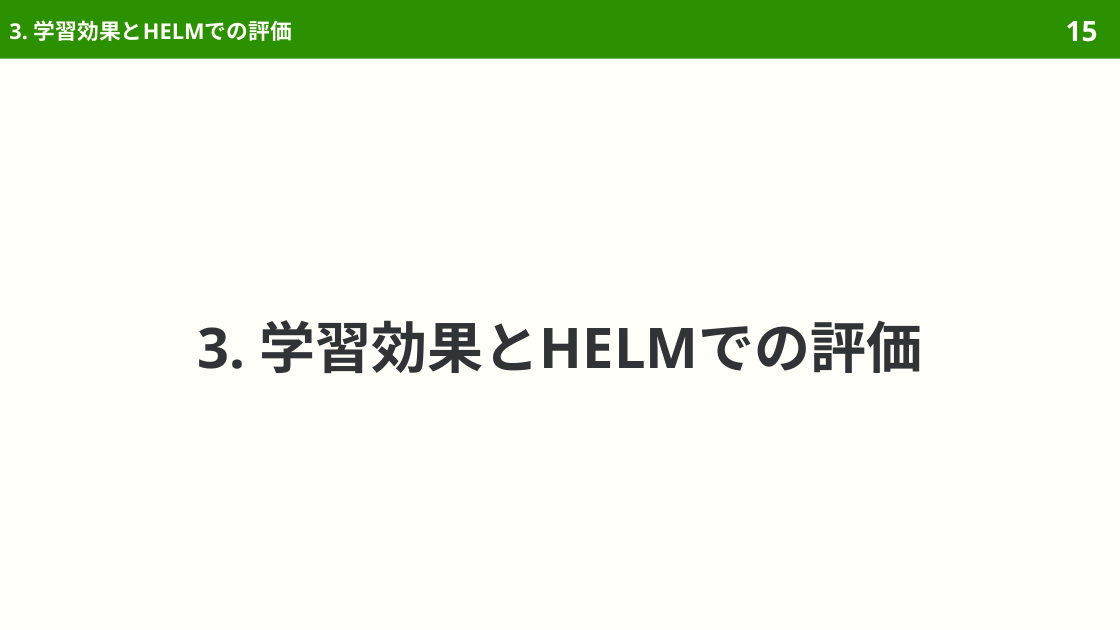
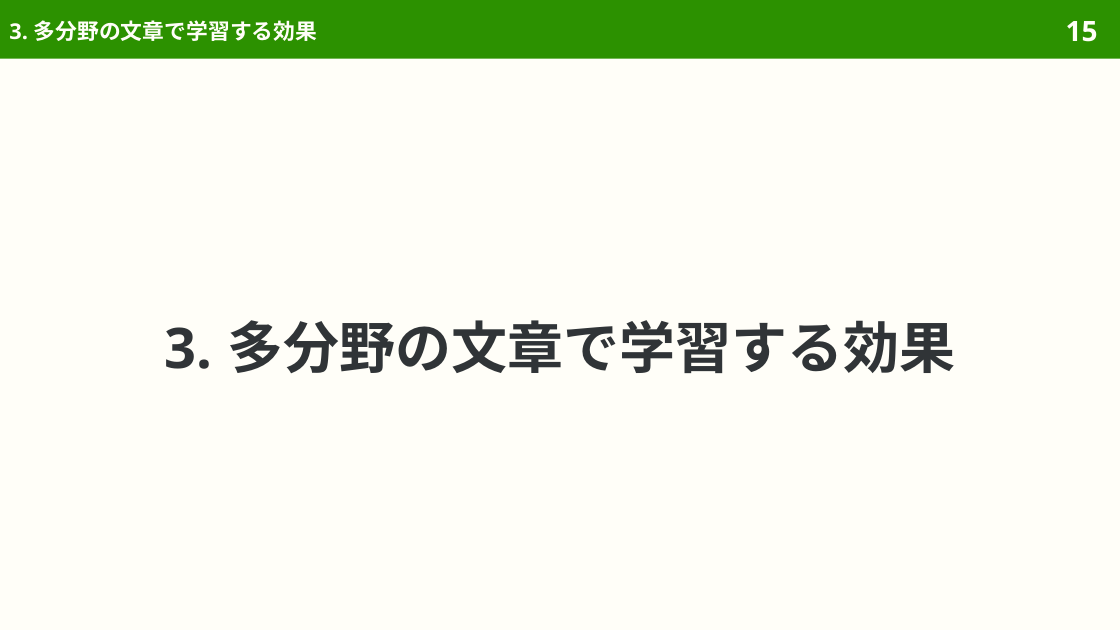
Before and after one commit to sasakiy84/datasets-in-10-minutes, a slide deck: slide 15 of slides/datasets-in-10-minutes-the-pile.pptx. Drawn at 1120x630 pixels with LibreOffice and Linux fonts; fonts in the diff are those of the drawing. Boxes give left, top, right and bottom in pixels: in the first picture for what was removed or moved away, otherwise in the second. Text is boxed around its words. In the diff, an @@ line names an element or a change of style, - is before the commit and + after.

```diff
--- a/slides/datasets-in-10-minutes-the-pile.pptx
+++ b/slides/datasets-in-10-minutes-the-pile.pptx
@@ title at <box>9,20,318,41</box>: text changed @@
-3. 学習効果とHELMでの評価
+3. 多分野の文章で学習する効果
@@ title at <box>165,320,955,373</box>: text changed @@
-3. 学習効果とHELMでの評価
+3. 多分野の文章で学習する効果
```
Also in this commit, not shown: 23 other slides changed, 3 slides removed, 58 other files.
